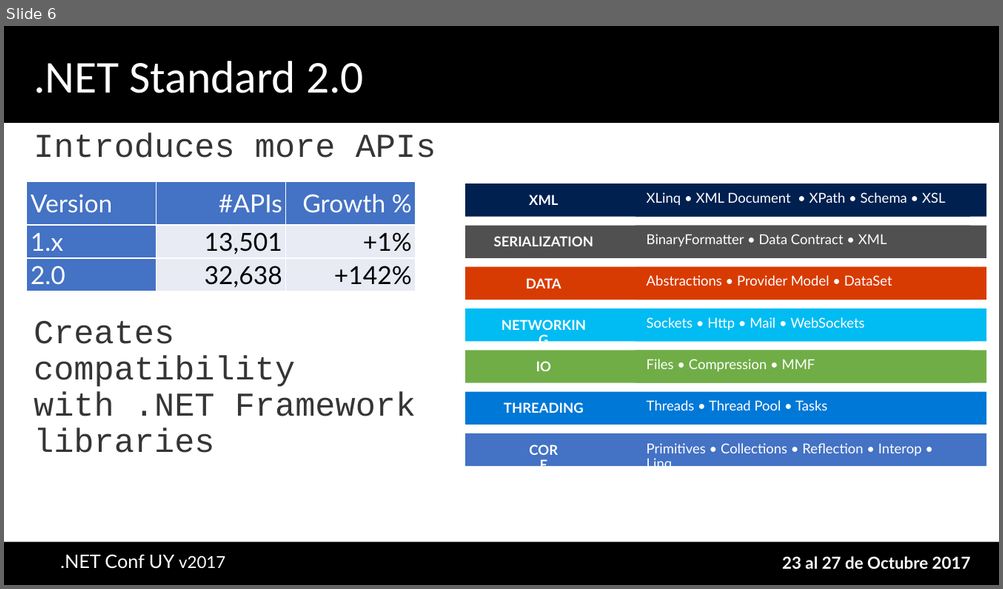
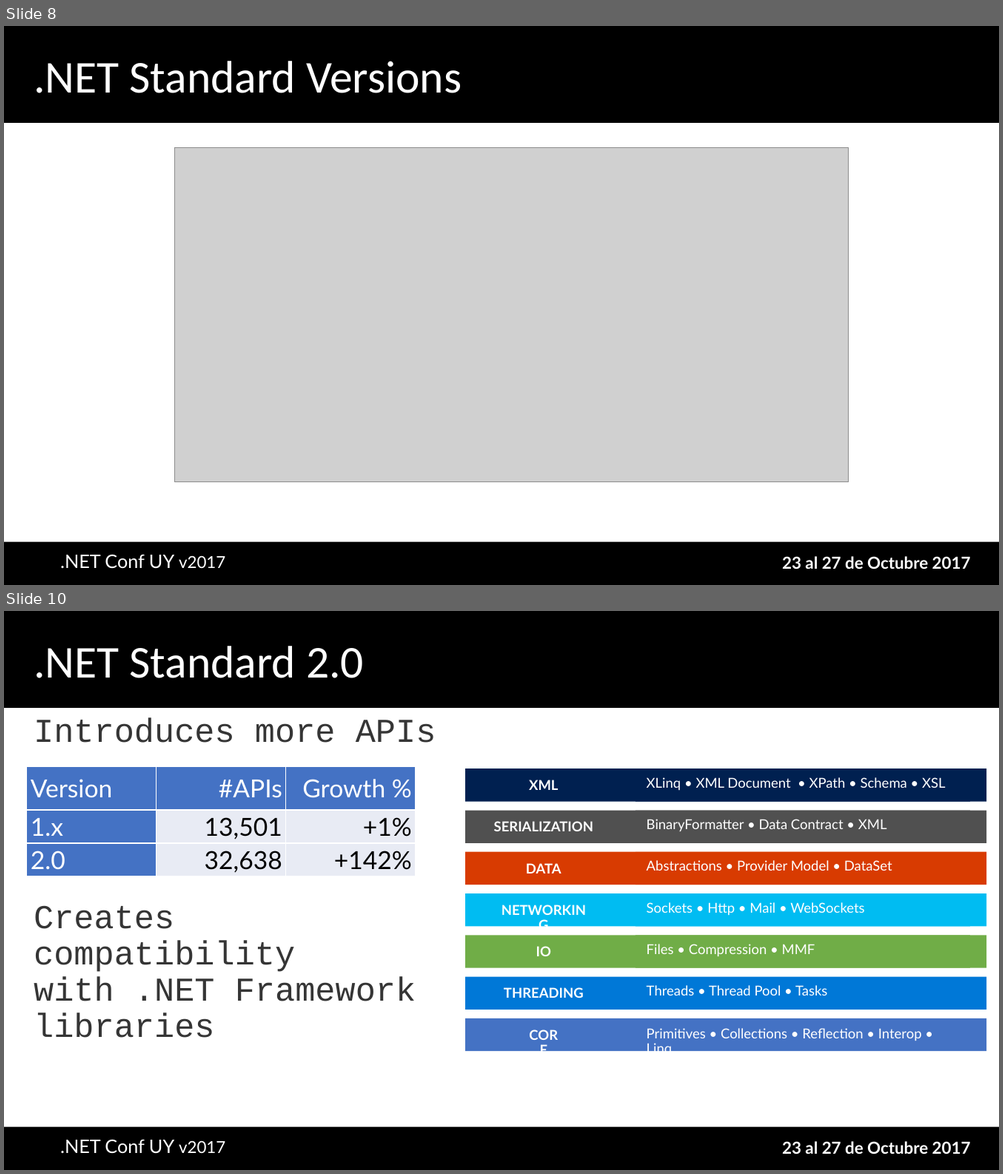
Before and after one commit to AgustinBonilla/netstandard-workshop, a slide deck: docs/.NET Standard - One Library to Rule Them All - NET Conf Uy 2017.pptx. Shown one above the other, each under a label of ours: slide 6 before the commit, slides 8 and 10 after it; the slides between them are not shown. The pictures are 1003x589 and 1003x1174 pixels, drawn with LibreOffice and Linux fonts; fonts in the diff are those of the drawing; grey boxes stand for pictures; background and template pictures are left out. Boxes give left, top, right and bottom in pixels: in the first picture for what was removed or moved away, otherwise in the second. Text is boxed around its words. In the diff, an @@ line names an element or a change of style, - is before the commit and + after.

```diff
--- a/docs/.NET Standard - One Library to Rule Them All - NET Conf Uy 2017.pptx
+++ b/docs/.NET Standard - One Library to Rule Them All - NET Conf Uy 2017.pptx
@@ slide 8 added at box(4, 26, 999, 585), background #FFFFFF; not listed: 5 template elements that a slide beside it also shows @@
@@ title added at box(34, 61, 461, 93), 44 pt, text #FFFFFF @@
+.NET Standard Versions
@@ picture added at box(175, 147, 848, 482) @@
@@ what was slide 6 is now slide 10 @@
```
Also in this commit, not shown: 1 slide changed, 5 other slides added, 1 slide removed.
